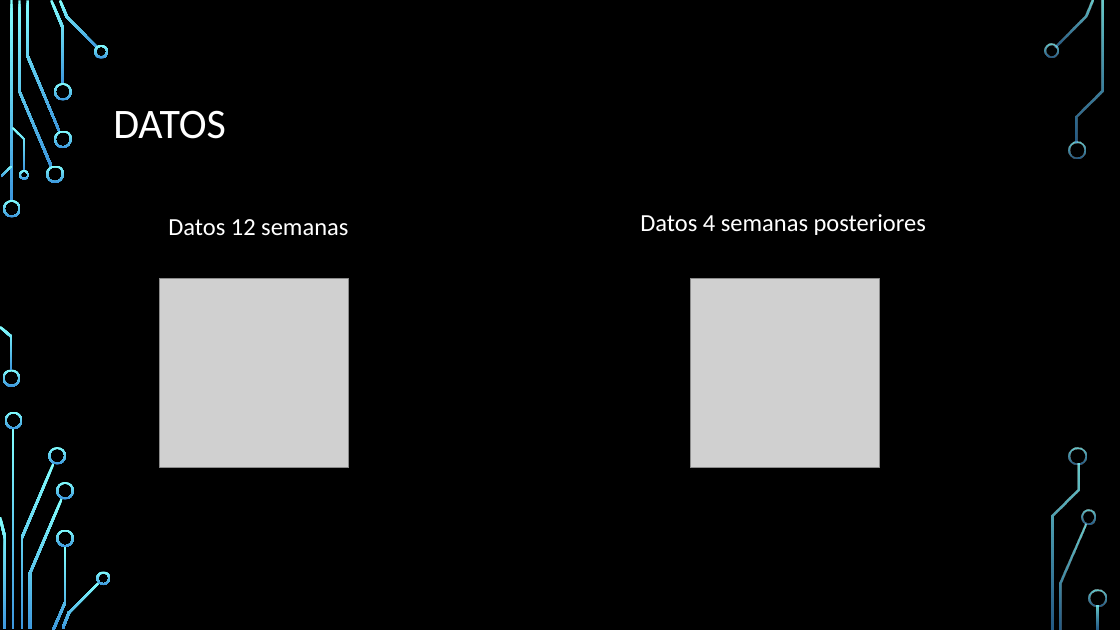
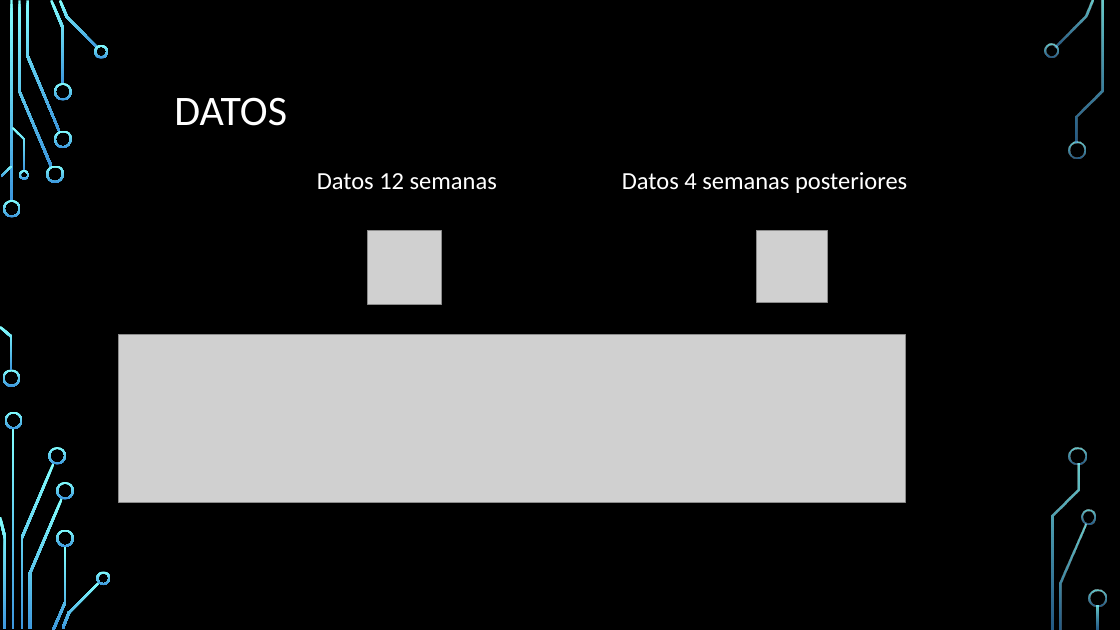
Before and after one commit to maurigarcia88/DiploDataScienceG7, a slide deck: slide 5 of Diplomatura data science.pptx. Drawn at 1120x630 pixels with LibreOffice and Linux fonts; fonts in the diff are those of the drawing; grey boxes stand for pictures; background and template pictures are left out. Boxes give left, top, right and bottom in pixels: in the first picture for what was removed or moved away, otherwise in the second. Text is boxed around its words. In the diff, an @@ line names an element or a change of style, - is before the commit and + after.

```diff
--- a/Diplomatura data science.pptx
+++ b/Diplomatura data science.pptx
@@ title "DATOS": place and size @@
-title "DATOS" at (113,110,226,139)
+title "DATOS" at (174,97,287,126)
@@ text "Datos 12 semanas": place and size @@
-text "Datos 12 semanas" at (168,219,348,236)
+text "Datos 12 semanas" at (317,173,497,190)
@@ text "Datos 4 semanas posteriores": place and size @@
-text "Datos 4 semanas posteriores" at (640,214,926,235)
+text "Datos 4 semanas posteriores" at (622,172,907,193)
@@ picture: place and size @@
-picture at (160,279,349,468)
+picture at (368,231,442,305)
@@ picture: place and size @@
-picture at (691,279,880,468)
+picture at (757,231,828,302)
@@ picture added at (119,334,906,502) @@
```
Also in this commit, not shown: 5 other slides changed, 5 slides removed.
